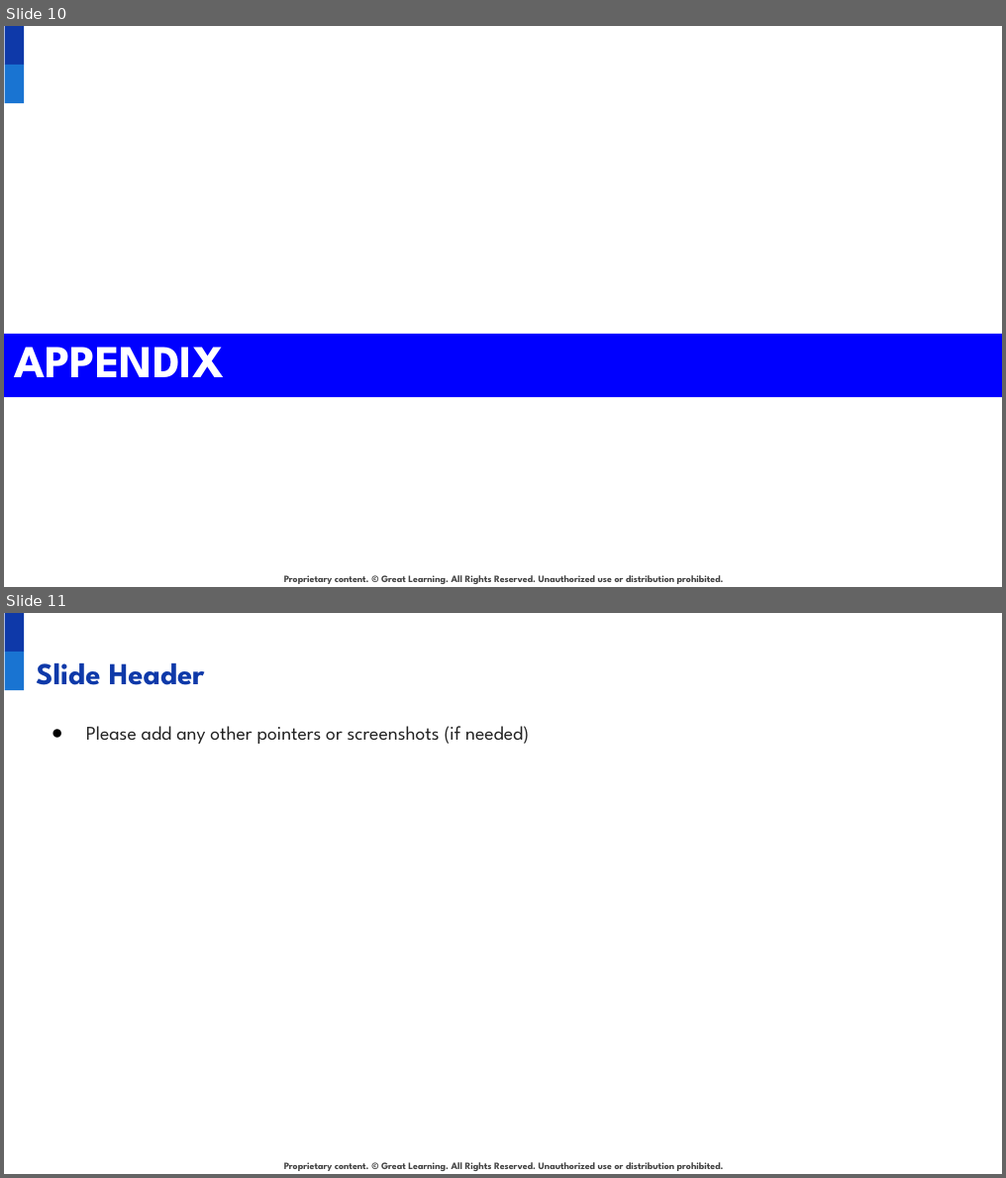
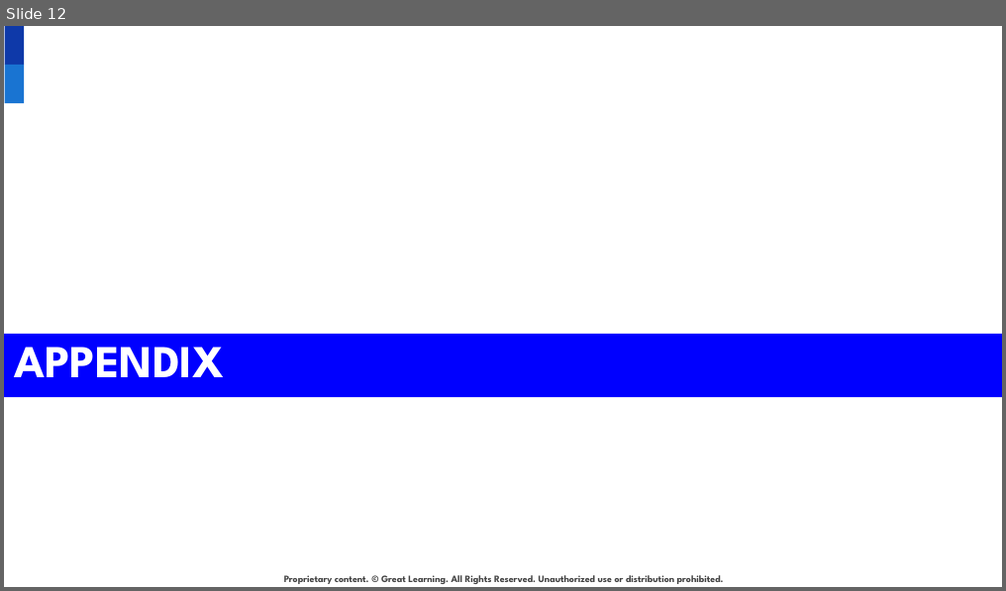
Before and after one commit to aktermitu13/Product-Recommendation-System, a slide deck: Presentation+Template+-+Amazon+Product+Recommendation+System.pptx. Shown one above the other, each under a label of ours: slides 10 and 11 before the commit, slide 12 after it. The pictures are 1006x1178 and 1006x591 pixels, drawn with LibreOffice and Linux fonts; fonts in the diff are those of the drawing; background and template pictures are left out. Boxes give left, top, right and bottom in pixels: in the first picture for what was removed or moved away, otherwise in the second. Text is boxed around its words. In the diff, an @@ line names an element or a change of style, - is before the commit and + after.

```diff
--- a/Presentation+Template+-+Amazon+Product+Recommendation+System.pptx
+++ b/Presentation+Template+-+Amazon+Product+Recommendation+System.pptx
@@ slide 11 removed at [4,613,1002,1174], background #FFFFFF; not listed: 3 template elements that a slide beside it also shows @@
@@ title removed at [36,663,205,685] @@
-Slide Header
@@ text removed at [86,726,529,744] @@
-● Please add any other pointers or screenshots (if needed)
@@ what was slide 10 is now slide 12 @@
```
Also in this commit, not shown: 6 slides changed, 2 slides added, 1 other file.
